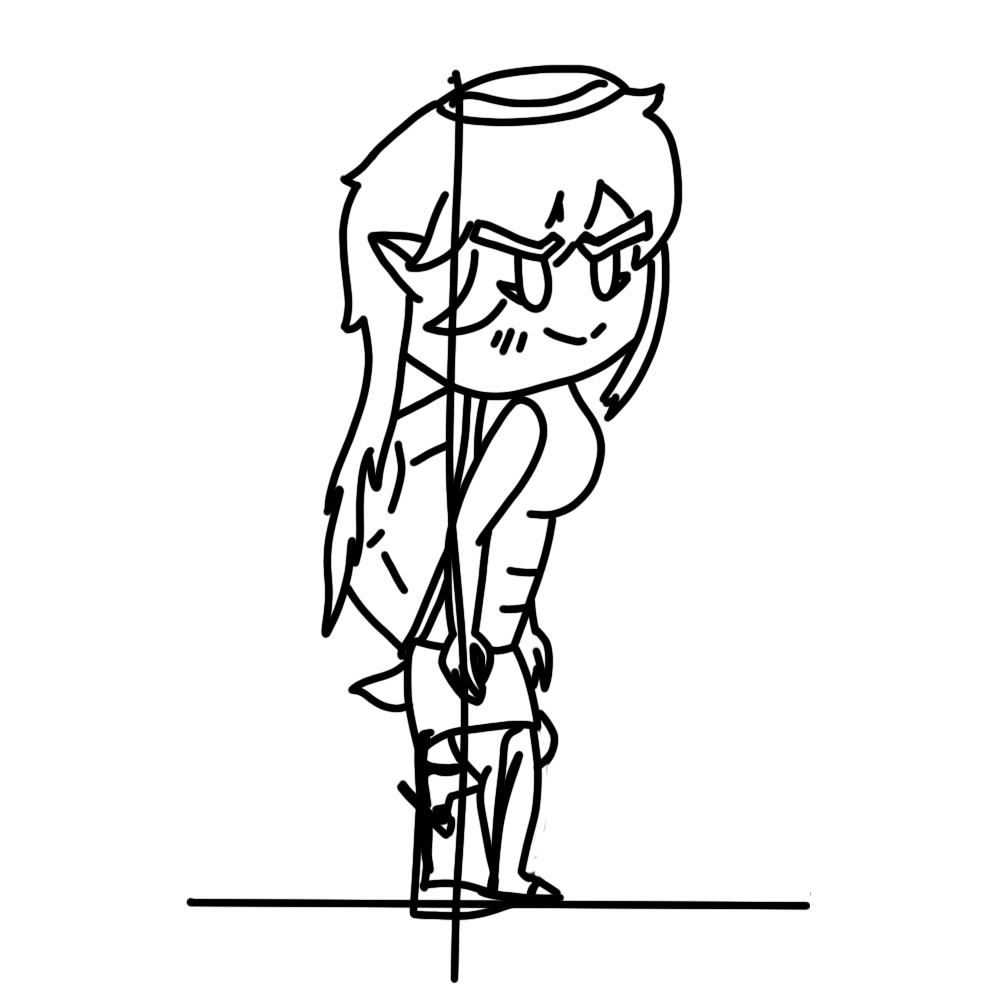
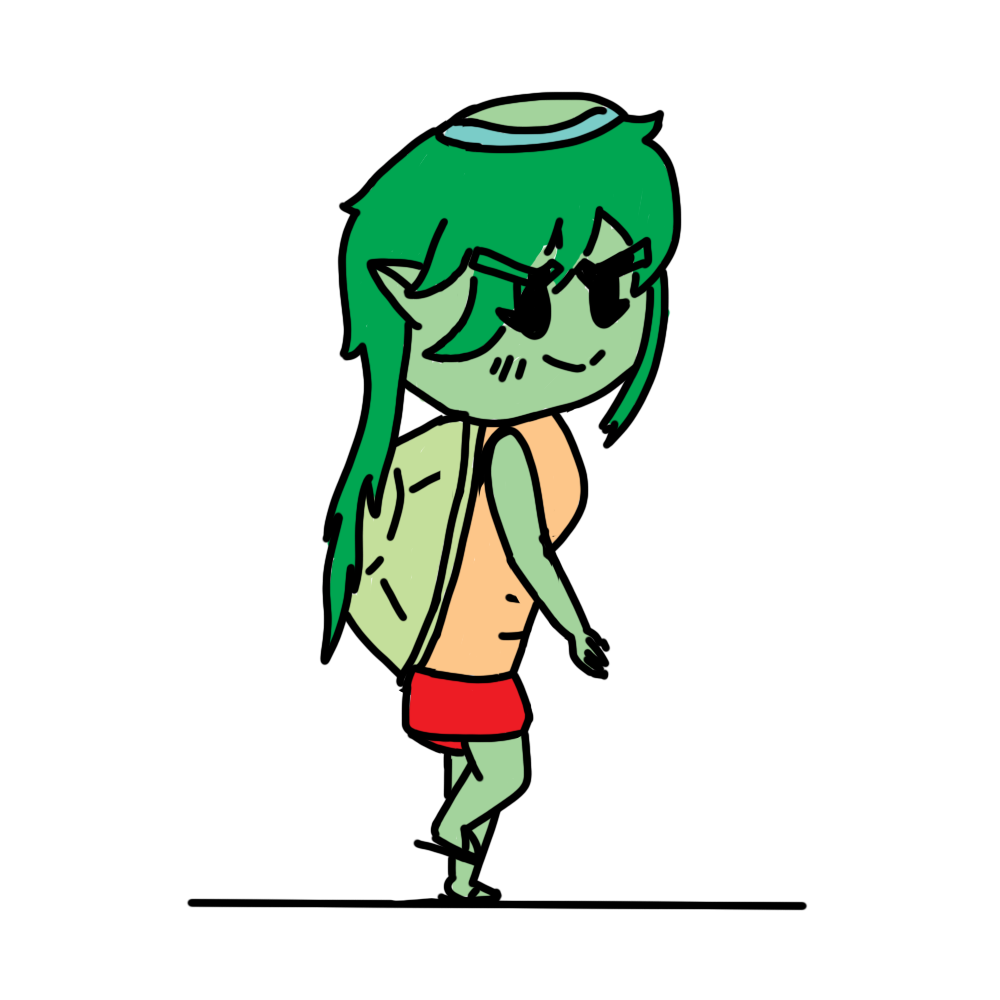
Two versions of the same layered image (1000px x 1000px). Layer-by-layer changes:
showed "F4", painted on it over [186, 91, 808, 911]
hid "F3", painted on it over [185, 64, 812, 984]
